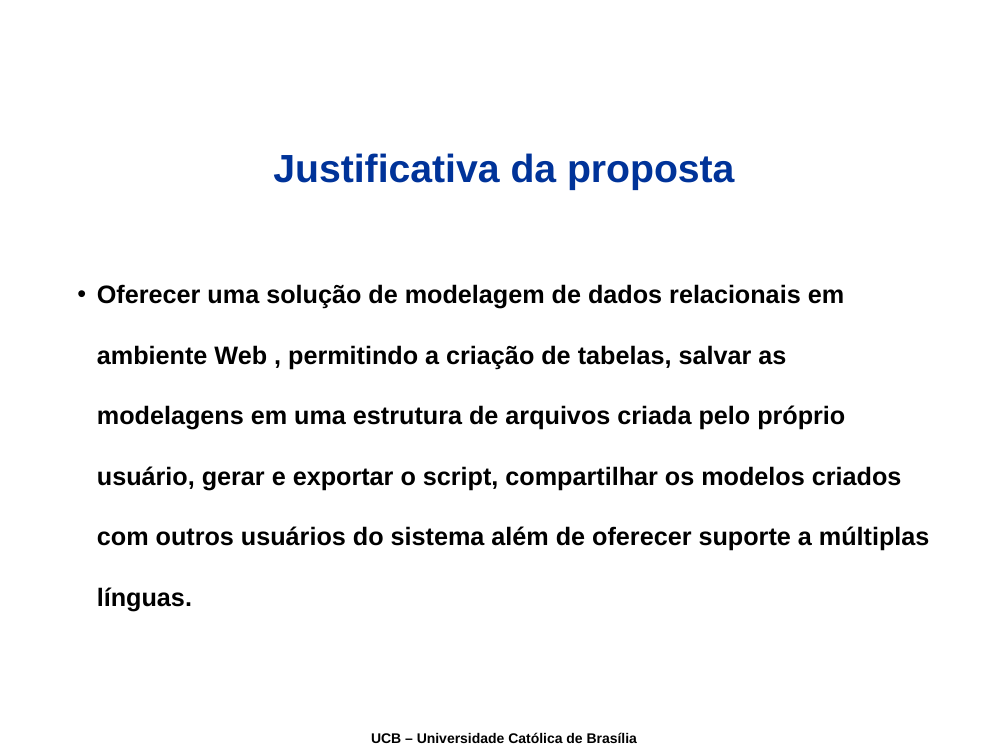
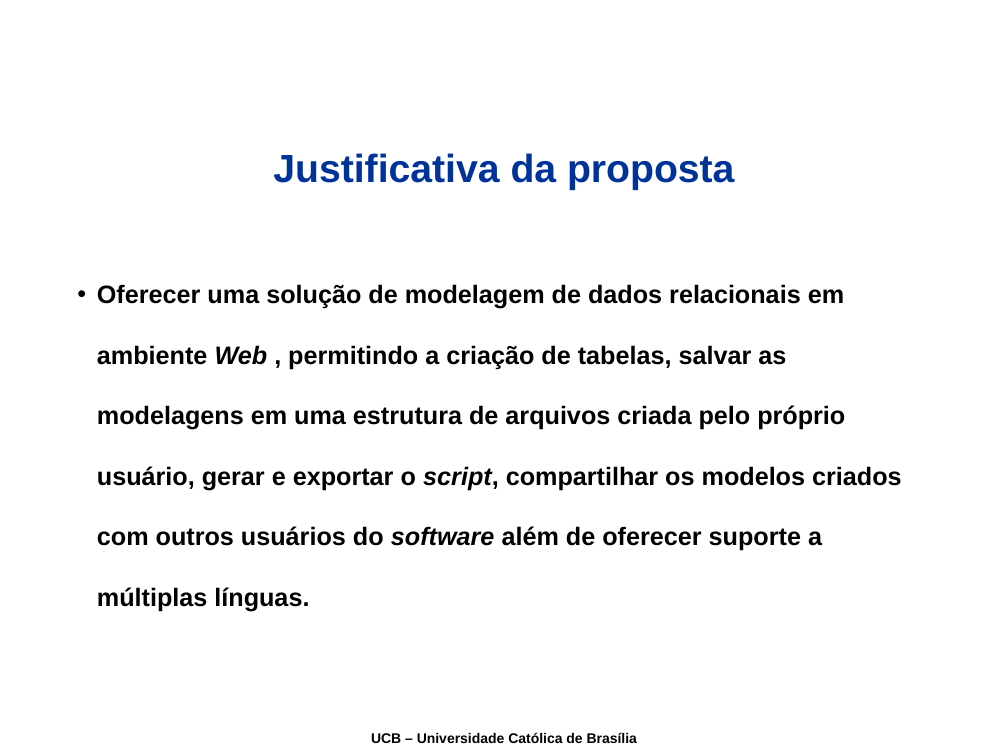
Before and after one commit to joaogabriel/webdatamodeling, a slide deck: slide 9 of docs/08-Apresentacao/Apresentação.ppt (slide 7 before the commit). Drawn at 1008x756 pixels with LibreOffice and Linux fonts; fonts in the diff are those of the drawing; background and template pictures are left out. Boxes give left, top, right and bottom in pixels: in the first picture for what was removed or moved away, otherwise in the second. Text is boxed around its words. In the diff, an @@ line names an element or a change of style, - is before the commit and + after.

```diff
--- a/docs/08-Apresentacao/Apresentação.ppt
+++ b/docs/08-Apresentacao/Apresentação.ppt
@@ text at (x1=97, y1=284, x2=902, y2=611): text changed @@
-• Oferecer uma solução de modelagem de dados relacionais em ambiente Web , permitindo a criação de tabelas, salvar as modelagens em uma estrutura de arquivos criada pelo próprio usuário, gerar e exportar o script, compartilhar os modelos criados com outros usuários do sistema além de oferecer suporte a múltiplas línguas.
+• Oferecer uma solução de modelagem de dados relacionais em ambiente Web , permitindo a criação de tabelas, salvar as modelagens em uma estrutura de arquivos criada pelo próprio usuário, gerar e exportar o script, compartilhar os modelos criados com outros usuários do software além de oferecer suporte a múltiplas línguas.
```
Also in this commit, not shown: 6 other slides changed, 2 slides added.
